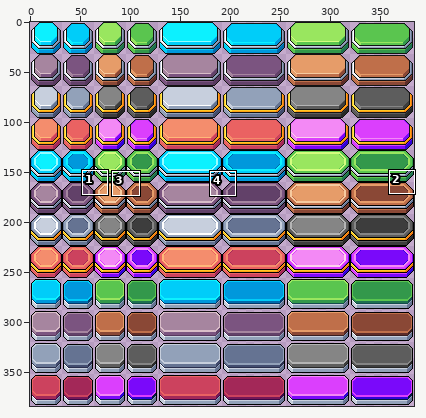
A sprite sheet gets an edit: images/button.png. Above: a wide view before the commit, with the close-up outlined.
Close-up. Before:
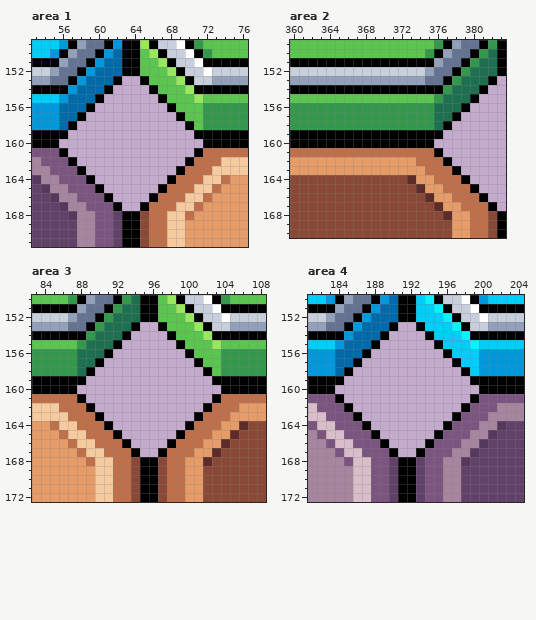
The file is 384x384 pixels. Shown: area 1: x 53..76, y 149..171; area 2: x 360..383, y 149..170; area 3: x 83..108, y 150..172; area 4: x 181..204, y 150..172. The commit also changed other parts of the picture, which this record leaves out.
After:
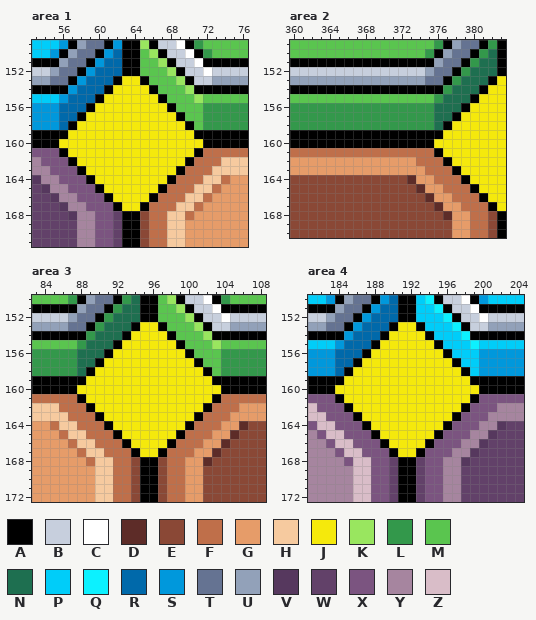
Palette (. is transparent): A #000000  B #c7cfdd  C #ffffff  D #5d2c28  E #8a4836  F #bf6f4a  G #e69c69  H #f6ca9f  J #f5e90c  K #99e65f  L #33984b  M #5ac54f  N #1e6f50  P #00cdf9  Q #0cf1ff  R #0069aa  S #0098dc  T #657392  U #92a1b9  V #56385e  W #624169  X #7b5480  Y #a6859f  Z #d9bdc8
Difference:
--- area 1
@@ x 53..76 @@
 152 BBUTTASRRRAAMMMKABBCBBBB
-153 UUTTASRRRA..AMMMKABBUUUU
-154 AAAASRRRA....AMMMKAAAAAA
-155 PPPSRRRA......AMMMKMMMMM
-156 SSSRRRA........AMMMLLLLL
-157 SSSRRA..........AMMLLLLL
-158 SSSRA............AMLLLLL
-159 AAAA..............AAAAAA
-160 AAA................AAAAA
-161 XXXA..............AFFFFF
-162 YXXXA............AFFFHHH
-163 YYXXXA..........AFFFHHHH
-164 VYYXXXA........AFFFHHFGG
-165 WVYYXXXA......AFFFHHFGGG
-166 WWVYYXXXA....AFFFHHFGGGG
-167 WWWVYYXXXA..AFFFHHFGGGGG
+153 UUTTASRRRAJJAMMMKABBUUUU
+154 AAAASRRRAJJJJAMMMKAAAAAA
+155 PPPSRRRAJJJJJJAMMMKMMMMM
+156 SSSRRRAJJJJJJJJAMMMLLLLL
+157 SSSRRAJJJJJJJJJJAMMLLLLL
+158 SSSRAJJJJJJJJJJJJAMLLLLL
+159 AAAAJJJJJJJJJJJJJJAAAAAA
+160 AAAJJJJJJJJJJJJJJJJAAAAA
+161 XXXAJJJJJJJJJJJJJJAFFFFF
+162 YXXXAJJJJJJJJJJJJAFFFHHH
+163 YYXXXAJJJJJJJJJJAFFFHHHH
+164 VYYXXXAJJJJJJJJAFFFHHFGG
+165 WVYYXXXAJJJJJJAFFFHHFGGG
+166 WWVYYXXXAJJJJAFFFHHFGGGG
+167 WWWVYYXXXAJJAFFFHHFGGGGG
 168 WWWWVYYXXWAAEFFHHFGGGGGG
--- area 2
@@ x 374..383 @@
 152 BUTTALNNNA
-153 UTTALNNNA.
-154 AAALNNNA..
-155 MMLNNNA...
-156 LLNNNA....
-157 LLNNA.....
-158 LLNA......
-159 AAA.......
-160 AA........
-161 FFA.......
-162 FFFA......
-163 GFFFA.....
-164 GGFFFA....
-165 DGGFFFA...
-166 EDGGFFFA..
-167 EEDGGFFFA.
+153 UTTALNNNAJ
+154 AAALNNNAJJ
+155 MMLNNNAJJJ
+156 LLNNNAJJJJ
+157 LLNNAJJJJJ
+158 LLNAJJJJJJ
+159 AAAJJJJJJJ
+160 AAJJJJJJJJ
+161 FFAJJJJJJJ
+162 FFFAJJJJJJ
+163 GFFFAJJJJJ
+164 GGFFFAJJJJ
+165 DGGFFFAJJJ
+166 EDGGFFFAJJ
+167 EEDGGFFFAJ
 168 EEEDGGFFEA
--- area 3
@@ x 83..108 @@
 152 BBBBUTTALNNNAAMMMKABBCBBBB
-153 UUUUTTALNNNA..AMMMKABBUUUU
-154 AAAAAALNNNA....AMMMKAAAAAA
-155 MMMMMLNNNA......AMMMKMMMMM
-156 LLLLLNNNA........AMMMLLLLL
-157 LLLLLNNA..........AMMLLLLL
-158 LLLLLNA............AMLLLLL
-159 AAAAAA..............AAAAAA
-160 AAAAA................AAAAA
-161 FFFFFA..............AFFFFF
-162 HHHFFFA............AFFFGGG
-163 HHHHFFFA..........AFFFGGGG
-164 GGFHHFFFA........AFFFGGDEE
-165 GGGFHHFFFA......AFFFGGDEEE
-166 GGGGFHHFFFA....AFFFGGDEEEE
-167 GGGGGFHHFFFA..AFFFGGDEEEEE
+153 UUUUTTALNNNAJJAMMMKABBUUUU
+154 AAAAAALNNNAJJJJAMMMKAAAAAA
+155 MMMMMLNNNAJJJJJJAMMMKMMMMM
+156 LLLLLNNNAJJJJJJJJAMMMLLLLL
+157 LLLLLNNAJJJJJJJJJJAMMLLLLL
+158 LLLLLNAJJJJJJJJJJJJAMLLLLL
+159 AAAAAAJJJJJJJJJJJJJJAAAAAA
+160 AAAAAJJJJJJJJJJJJJJJJAAAAA
+161 FFFFFAJJJJJJJJJJJJJJAFFFFF
+162 HHHFFFAJJJJJJJJJJJJAFFFGGG
+163 HHHHFFFAJJJJJJJJJJAFFFGGGG
+164 GGFHHFFFAJJJJJJJJAFFFGGDEE
+165 GGGFHHFFFAJJJJJJAFFFGGDEEE
+166 GGGGFHHFFFAJJJJAFFFGGDEEEE
+167 GGGGGFHHFFFAJJAFFFGGDEEEEE
 168 GGGGGGFHHFFEAAEFFGGDEEEEEE
--- area 4
@@ x 181..204 @@
 152 BBUTTASRRRAAPPPQABBCBBBB
-153 UUTTASRRRA..APPPQABBUUUU
-154 AAAASRRRA....APPPQAAAAAA
-155 PPPSRRRA......APPPQPPPPP
-156 SSSRRRA........APPPSSSSS
-157 SSSRRA..........APPSSSSS
-158 SSSRA............APSSSSS
-159 AAAA..............AAAAAA
-160 AAA................AAAAA
-161 XXXA..............AXXXXX
-162 ZXXXA............AXXXYYY
-163 ZZXXXA..........AXXXYYYY
-164 XZZXXXA........AXXXYYVWW
-165 YXZZXXXA......AXXXYYVWWW
-166 YYXZZXXXA....AXXXYYVWWWW
-167 YYYXZZXXXA..AXXXYYVWWWWW
+153 UUTTASRRRAJJAPPPQABBUUUU
+154 AAAASRRRAJJJJAPPPQAAAAAA
+155 PPPSRRRAJJJJJJAPPPQPPPPP
+156 SSSRRRAJJJJJJJJAPPPSSSSS
+157 SSSRRAJJJJJJJJJJAPPSSSSS
+158 SSSRAJJJJJJJJJJJJAPSSSSS
+159 AAAAJJJJJJJJJJJJJJAAAAAA
+160 AAAJJJJJJJJJJJJJJJJAAAAA
+161 XXXAJJJJJJJJJJJJJJAXXXXX
+162 ZXXXAJJJJJJJJJJJJAXXXYYY
+163 ZZXXXAJJJJJJJJJJAXXXYYYY
+164 XZZXXXAJJJJJJJJAXXXYYVWW
+165 YXZZXXXAJJJJJJAXXXYYVWWW
+166 YYXZZXXXAJJJJAXXXYYVWWWW
+167 YYYXZZXXXAJJAXXXYYVWWWWW
 168 YYYYXZZXXWAAWXXYYVWWWWWW
Boxes around the changes in both close-ups, in picture pixels (x1, y1, x2, y2):
added: (59, 76, 203, 211)
added: (434, 76, 506, 211)
added: (77, 322, 221, 457)
added: (335, 322, 479, 457)
